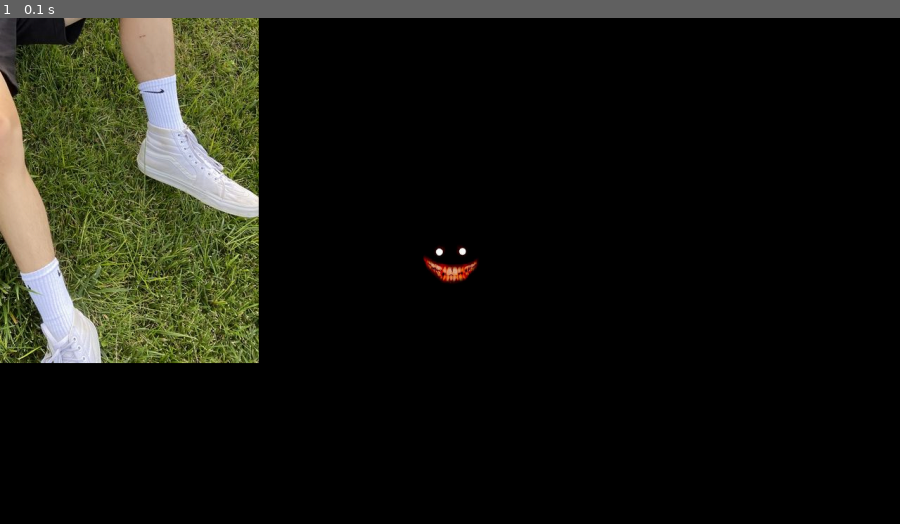
Above: before the commit, frame 1.
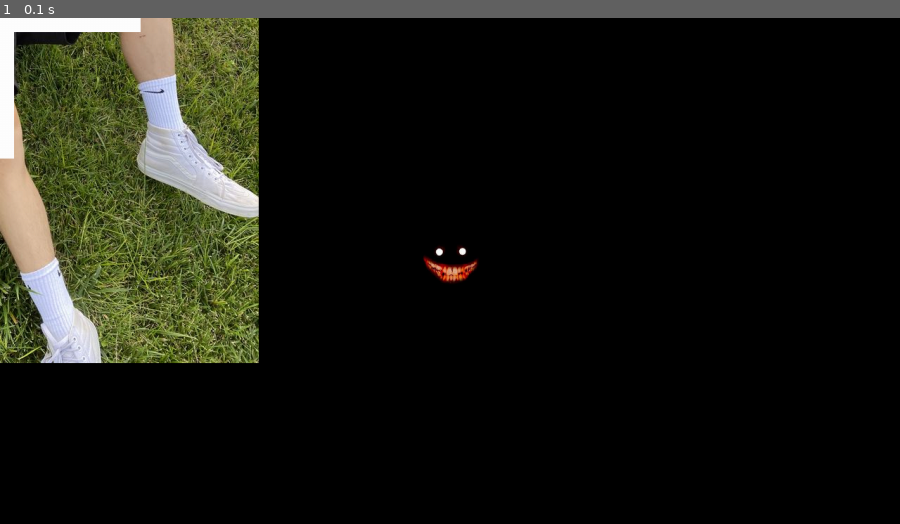
Above: after the commit, the same moment.

Repository: femboyv/laby
Game: pygame game, started from main.py
Two runs of this game, one before a commit and one after it. Both use one fixed random seed, a clock stepped at 60 frames per second and the inputs below.
Inputs:
- Up to frame 1 (0.1 s): no input

The runs differ from the first frame. In frame 1, 0.8% of the frame differs, in the area x 0-16%, y 0-28%.

Commit message:
modified:   main.py

Diff:
--- a/main.py
+++ b/main.py
@@ -1,10 +1,11 @@
 import pygame
+from typing import Literal
 
 pygame.init()
-screen = pygame.display.set_mode((1280, 720))
+screen = pygame.display.set_mode((1280, 720), vsync=1)
 clock = pygame.time.Clock()
 running = True
-max_fps = 75
+max_fps = 100
 
 player_sprite = pygame.transform.scale(
     pygame.image.load("91ce98cec1df0f769321571724f1f312.jpg"), (100, 100)
@@ -15,10 +16,6 @@
 
 x_of_display = 0
 y_of_display = 0
-
-FROM_RIGHT_TOP_TO_MIDDLE_SCREEN_VECTOR = pygame.Vector2(
-    screen.get_width() / 2, screen.get_height() / 2
-)
 
 
 class player_class:
@@ -29,8 +26,8 @@
         self.max_speed = 7.5
         self.speed = pygame.math.Vector2(0, 0)
 
-        self.tick_to_reach_max_speed = 40
-        self.tick_to_slow_down = 20
+        self.tick_to_reach_max_speed = max_fps / 2
+        self.tick_to_slow_down = max_fps / 5
 
         self.acceleration_per_tick = self.max_speed / self.tick_to_reach_max_speed
         self.deceleration_per_tick = self.max_speed / self.tick_to_slow_down
@@ -102,26 +99,27 @@
     return (x_relative, y_relative)
 
 
-def display_follow_position(x, y, looseness_distance: float = 0):
+def set_rect_center_at(rectangle: pygame.Rect, x: float, y: float):
+    return rectangle.move(x - rectangle.width / 2, y - rectangle.height / 2)
+
+
+def screen_follow_position(x: float, y: float, strength: float):
     global x_of_display
     global y_of_display
-    if looseness_distance == 0:
-        x_of_display = x - (screen.get_width() / 2)
-        y_of_display = y - (screen.get_height() / 2)
-    else:
-
+    x_at_corner = x - screen.get_width() / 2
+    y_at_corner = y - screen.get_height() / 2
+    if x_of_display != x_at_corner or y_of_display != y_at_corner:
         distance_to_object = pygame.Vector2(
-            x - (x_of_display + screen.get_width() / 2),
-            y - (y_of_display + screen.get_height() / 2),
-        )
-        if distance_to_object.length() > looseness_distance:
-            distance_looseness = distance_to_object.copy()
-            distance_looseness.scale_to_length(looseness_distance)
-            distance_to_object_without_looseness = (
-                distance_to_object - distance_looseness
-            )
-            x_of_display += distance_to_object_without_looseness[0]
-            y_of_display += distance_to_object_without_looseness[1]
+            x - (x_of_display + x_at_corner),
+            y - (y_of_display + y_at_corner),
+        )
+
+        x_of_display = x_of_display - (x_of_display - x_at_corner) * (
+            (1 / distance_to_object.length()) * strength
+        )
+        y_of_display = y_of_display - (y_of_display - y_at_corner) * (
+            (1 / distance_to_object.length()) * strength
+        )
 
 
 def show_image(sprite: pygame.Surface, x, y):
@@ -136,21 +134,52 @@
     )
 
 
-key_mapped = dict(z="up", s="down", d="right", q="left")
+key_map = dict(z="up", s="down", d="right", q="left")
 
 
 def key_mapping(key: str):
-    return key_mapped[key]
+    return key_map[key]
+
+
+case_size = 200
+wall_width = 20
+
+
+def show_wall(x_case: int, y_case: int, is_bottom: bool):
+    if is_bottom:
+        pygame.draw.rect(
+            screen,
+            "white",
+            pygame.Rect(
+                case_size * x_case - x_of_display,
+                case_size * y_case - y_of_display,
+                wall_width,
+                case_size,
+            ),
+        )
+    else:
+        pygame.draw.rect(
+            screen,
+            "white",
+            pygame.Rect(
+                case_size * x_case - x_of_display,
+                case_size * y_case - y_of_display,
+                case_size,
+                wall_width,
+            ),
+        )
 
 
 player = player_class()
 
 
 while running:
-
     show_image(background_sprite, 0, 0)
-
-    display_follow_position(player.x, player.y, 50)
+    print(player.x, player.y)
+    show_wall(0, 0, False)
+    show_wall(0, 0, True)
+
+    screen_follow_position(player.x, player.y, 150)
 
     player.draw_self(player_sprite, player.angle, player.x, player.y)
     pygame.display.flip()
@@ -175,4 +204,4 @@
 
     player.x += player.speed[0]
     player.y += player.speed[1]
-    clock.tick(max_fps)
+    clock.tick_busy_loop(max_fps)
